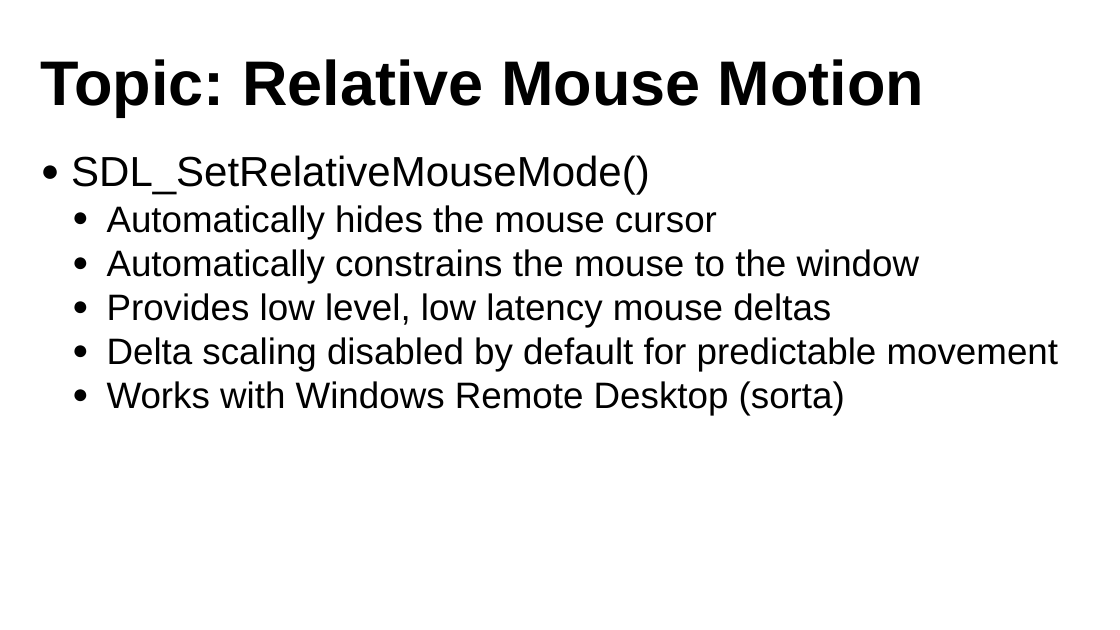
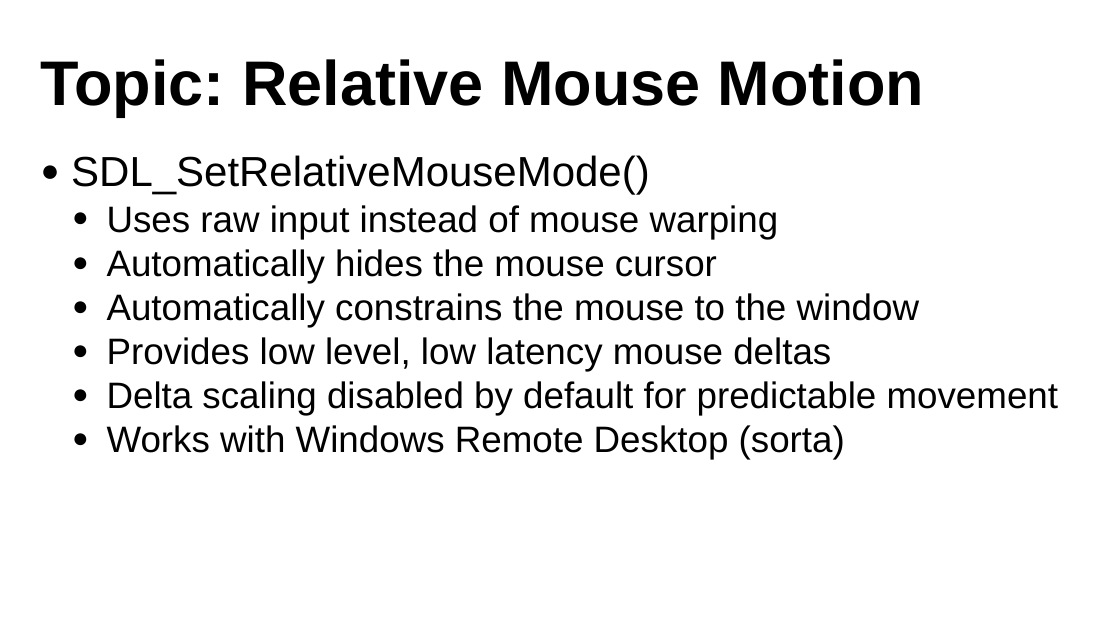
Before and after one commit to libsdl-org/sdlweb, a slide deck: slide 21 of gdc2023/GDC23_Presentation_SDL.pptx (slide 20 before the commit). Drawn at 1120x630 pixels with LibreOffice and Linux fonts; fonts in the diff are those of the drawing; background and template pictures are left out. Boxes give left, top, right and bottom in pixels: in the first picture for what was removed or moved away, otherwise in the second. Text is boxed around its words. In the diff, an @@ line names an element or a change of style, - is before the commit and + after.

```diff
--- a/gdc2023/GDC23_Presentation_SDL.pptx
+++ b/gdc2023/GDC23_Presentation_SDL.pptx
@@ text at bbox=[107, 205, 779, 239]: paragraph added @@
+  ● Uses raw input instead of mouse warping
```
Also in this commit, not shown: 7 other slides changed, 3 slides added, 3 slides removed.
